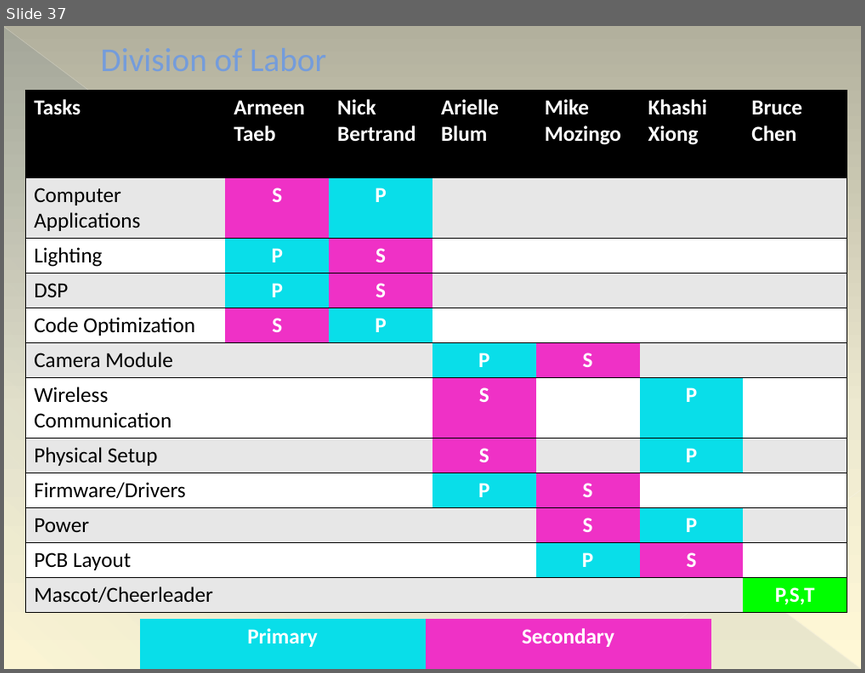
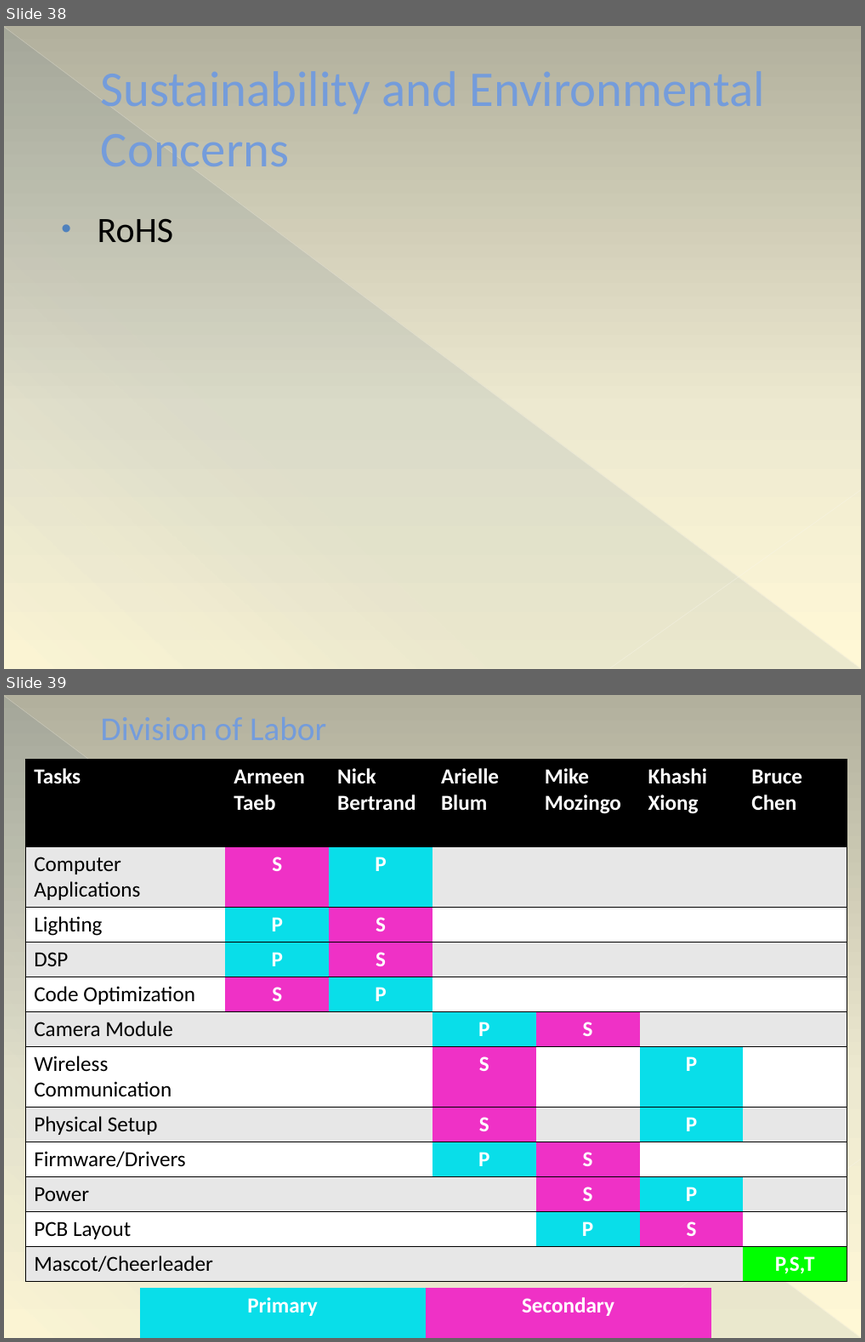
Before and after one commit to ttetelin/eyecu, a slide deck: PDR/PDR.pptx. Shown one above the other, each under a label of ours: slide 37 before the commit, slides 38 and 39 after it. The pictures are 865x673 and 865x1342 pixels, drawn with LibreOffice and Linux fonts; fonts in the diff are those of the drawing. Boxes give left, top, right and bottom in pixels: in the first picture for what was removed or moved away, otherwise in the second. Text is boxed around its words. In the diff, an @@ line names an element or a change of style, - is before the commit and + after.

```diff
--- a/PDR/PDR.pptx
+++ b/PDR/PDR.pptx
@@ slide 38 added at (4, 26, 861, 669), background gradient #B3B09D to #EEE9D1 to #FFF9D7; not listed: 3 template elements that a slide beside it also shows @@
@@ title added at (101, 71, 765, 166), 42 pt, text #749CDB @@
+Sustainability and Environmental Concerns
@@ text added at (98, 219, 173, 243), 30 pt, text #000000 @@
+• RoHS
@@ what was slide 37 is now slide 39 @@
```
Also in this commit, not shown: 2 slides changed, 2 other slides added.
